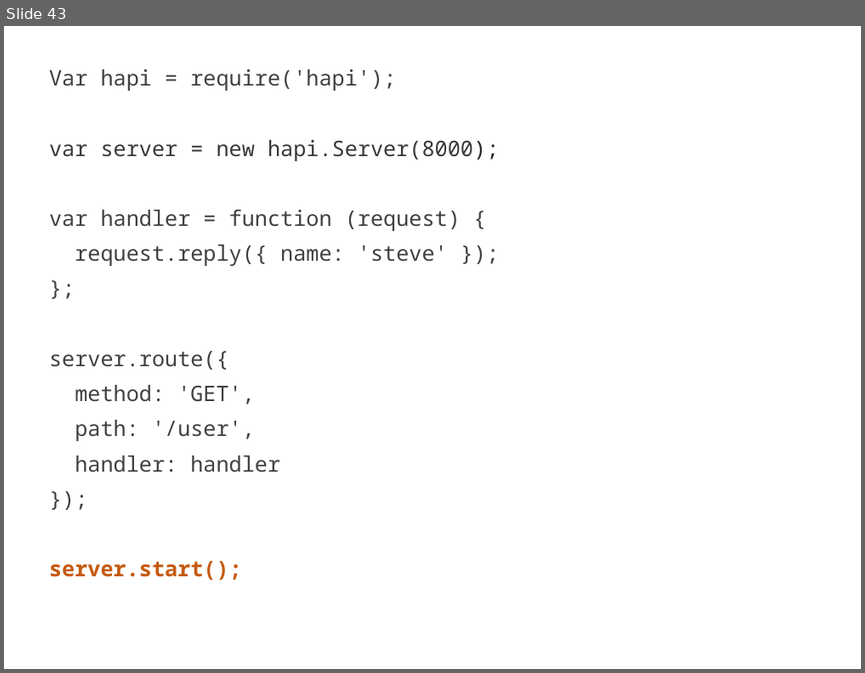
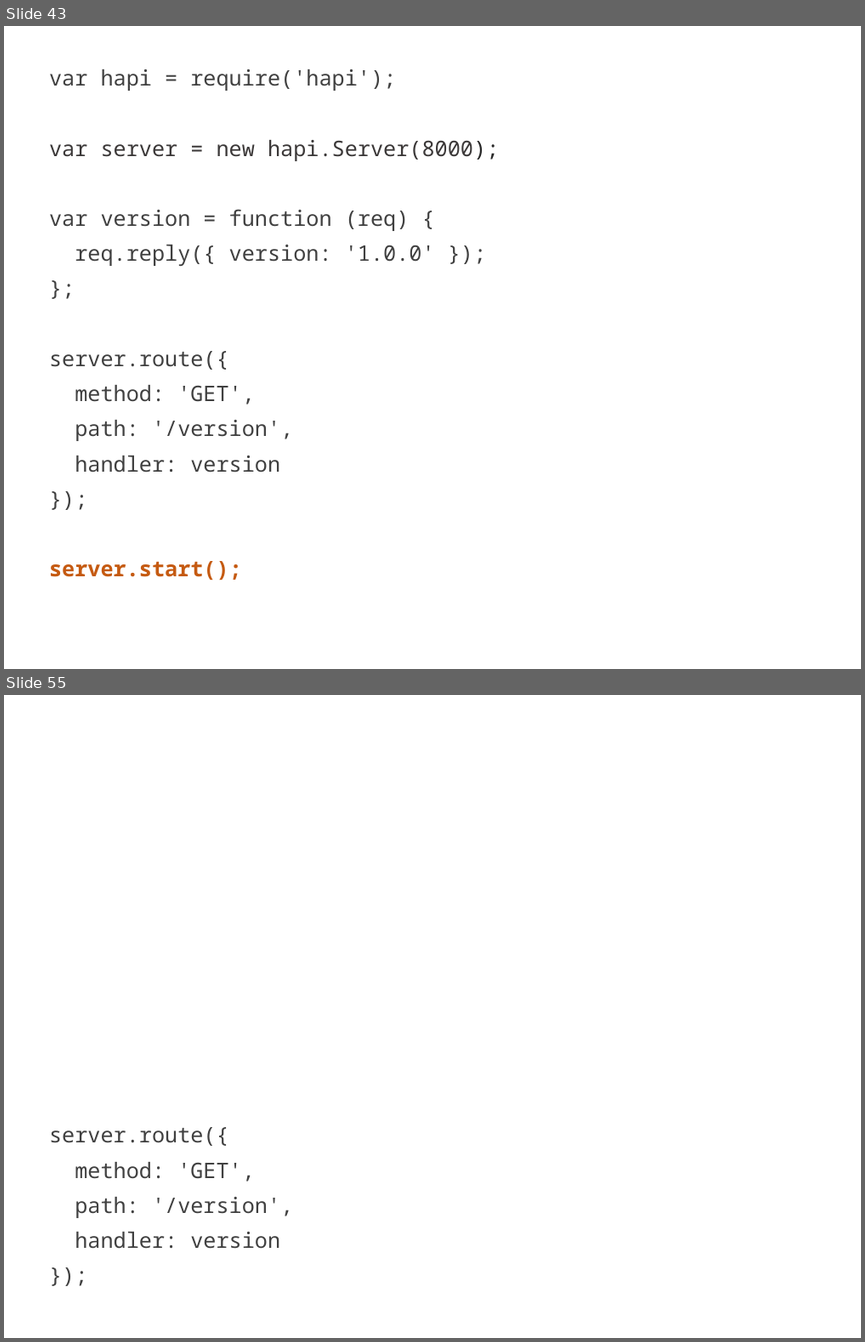
Before and after one commit to mikeal/nodeconf2013, a slide deck: slides/services/services.pptx. Shown one above the other, each under a label of ours: slide 43 before the commit, slides 43 and 55 after it; the slides between them are not shown. The pictures are 865x673 and 865x1342 pixels, drawn with LibreOffice and Linux fonts; fonts in the diff are those of the drawing. Boxes give left, top, right and bottom in pixels: in the first picture for what was removed or moved away, otherwise in the second. Text is boxed around its words. In the diff, an @@ line names an element or a change of style, - is before the commit and + after.

Commit message:
Add hapi section

```diff
--- a/slides/services/services.pptx
+++ b/slides/services/services.pptx
@@ slide 55 added at [4, 695, 861, 1338], background #FFFFFF @@
@@ subtitle added at [49, 1127, 293, 1248], 18 pt, text #404040 @@
+server.route({
+method: 'GET',
+path: '/version',
+handler: version
+});
@@ slide 43 changed as well @@
@@ subtitle at [49, 69, 396, 91]: text changed @@
-Var hapi = require('hapi');
+var hapi = require('hapi');
@@ subtitle at [49, 209, 435, 266]: text changed @@
-var handler = function (request) {
-request.reply({ name: 'steve' });
+var version = function (req) {
+req.reply({ version: '1.0.0' });
@@ subtitle at [75, 420, 293, 472]: text changed @@
-path: '/user',
-handler: handler
+path: '/version',
+handler: version
```
Also in this commit, not shown: 16 other slides changed, 16 other slides added.
